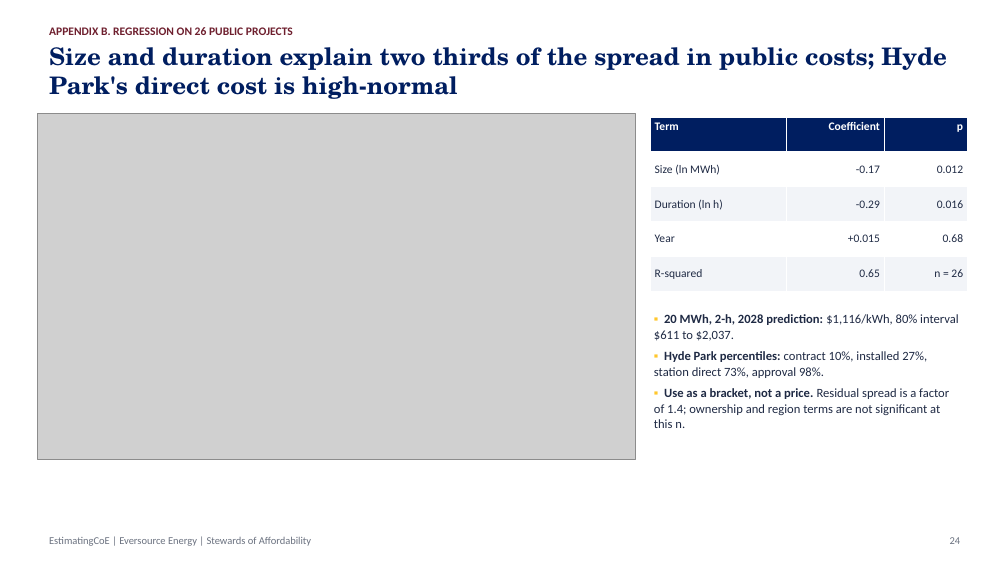
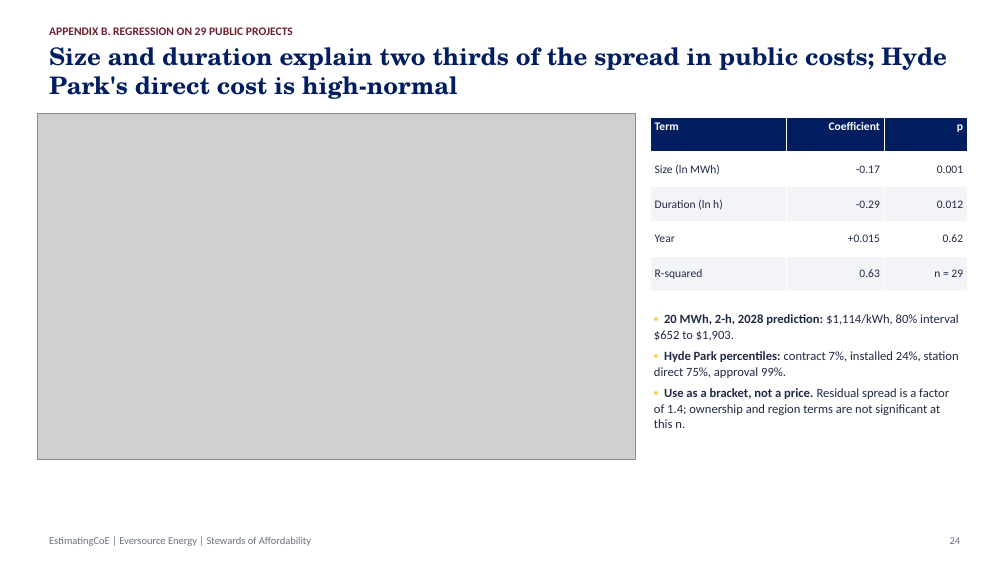
Before and after one commit to gbassaragh/BESS, a slide deck: slide 24 of Hyde Park BESS/6) Cost Analysis Deliverables/Hyde Park BESS - Cost Analysis Deck.pptx. Drawn at 1008x567 pixels with LibreOffice and Linux fonts; fonts in the diff are those of the drawing; grey boxes stand for pictures. Boxes give left, top, right and bottom in pixels: in the first picture for what was removed or moved away, otherwise in the second. Text is boxed around its words. In the diff, an @@ line names an element or a change of style, - is before the commit and + after.

```diff
--- a/Hyde Park BESS/6) Cost Analysis Deliverables/Hyde Park BESS - Cost Analysis Deck.pptx
+++ b/Hyde Park BESS/6) Cost Analysis Deliverables/Hyde Park BESS - Cost Analysis Deck.pptx
@@ text at <box>49,27,293,35</box>: text changed @@
-APPENDIX B. REGRESSION ON 26 PUBLIC PROJECTS
+APPENDIX B. REGRESSION ON 29 PUBLIC PROJECTS
@@ table at <box>650,117,968,291</box> @@
-row 2, column 3: 0.012
+row 2, column 3: 0.001
-row 3, column 3: 0.016
+row 3, column 3: 0.012
-row 4, column 3: 0.68
+row 4, column 3: 0.62
-row 5, column 2: 0.65
+row 5, column 2: 0.63
-row 5, column 3: n = 26
+row 5, column 3: n = 29
@@ text at <box>654,314,959,378</box>: text changed @@
-▪ 20 MWh, 2-h, 2028 prediction: $1,116/kWh, 80% interval $611 to $2,037.
-▪ Hyde Park percentiles: contract 10%, installed 27%, station direct 73%, approval 98%.
+▪ 20 MWh, 2-h, 2028 prediction: $1,114/kWh, 80% interval $652 to $1,903.
+▪ Hyde Park percentiles: contract 7%, installed 24%, station direct 75%, approval 99%.
```
Also in this commit, not shown: 14 other files.
